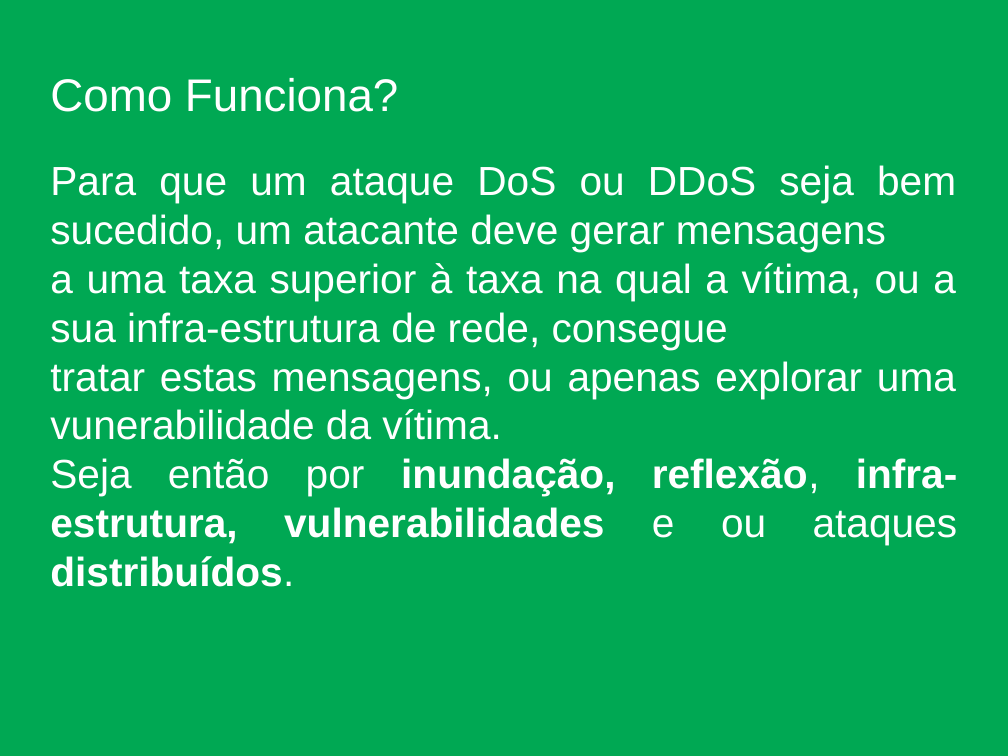
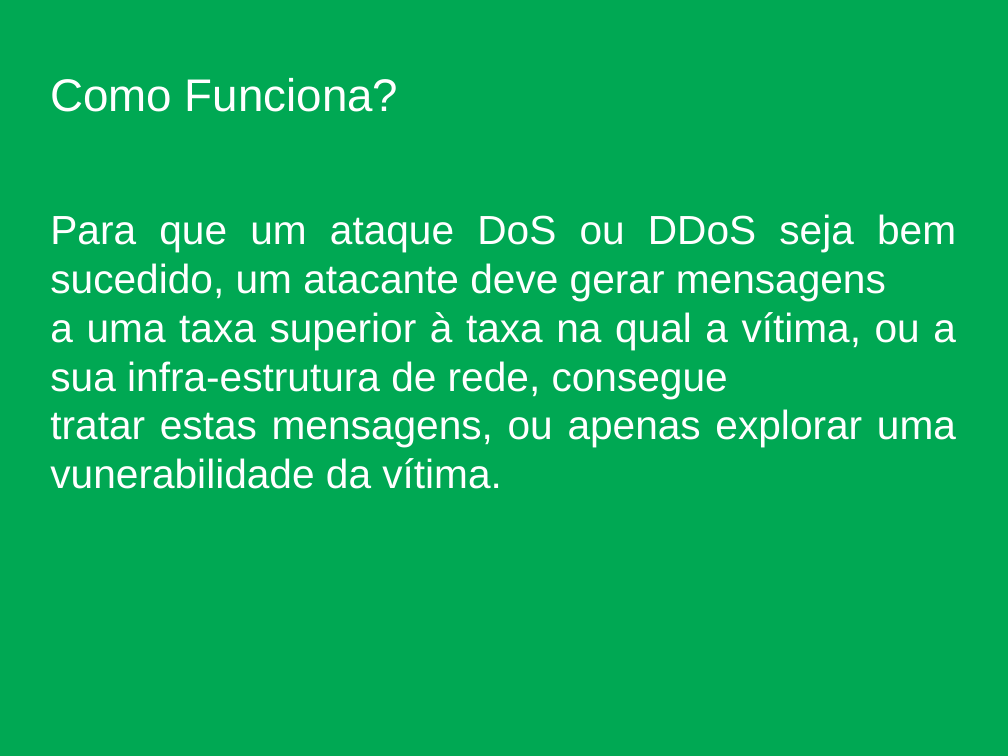
Before and after one commit to rafaelgov95/bitruncado, a slide deck: slide 3 of Apresentação/Lista-I/Sem título 1.odp. Drawn at 1008x756 pixels with LibreOffice and Linux fonts; fonts in the diff are those of the drawing; background and template pictures are left out. Boxes give left, top, right and bottom in pixels: in the first picture for what was removed or moved away, otherwise in the second. Text is boxed around its words. In the diff, an @@ line names an element or a change of style, - is before the commit and + after.

```diff
--- a/Apresentação/Lista-I/Sem título 1.odp
+++ b/Apresentação/Lista-I/Sem título 1.odp
@@ subtitle at bbox=[50, 458, 958, 587]: paragraph removed @@
-Seja então por inundação, reflexão, infra-estrutura, vulnerabilidades e ou ataques distribuídos.
```
Also in this commit, not shown: 2 other slides changed, 3 slides added, 2 slides removed, 2 other files.
